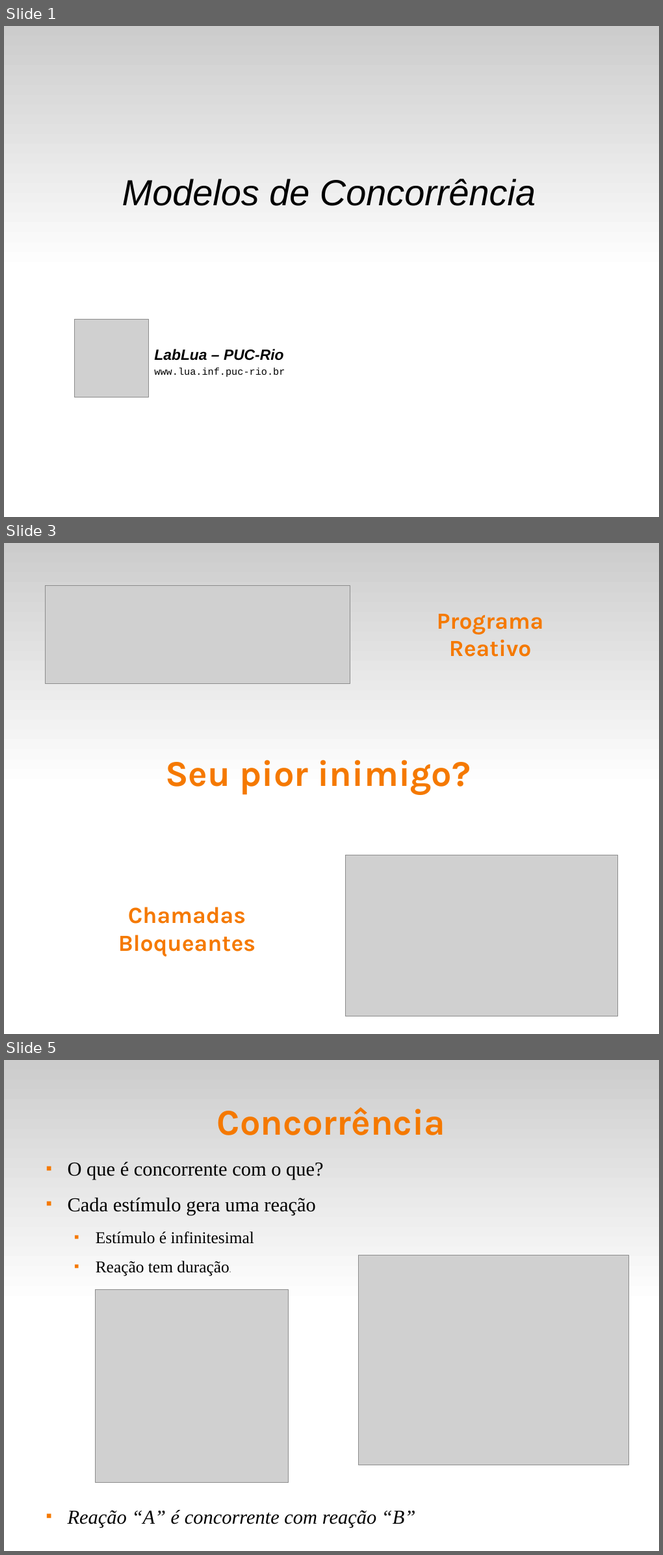
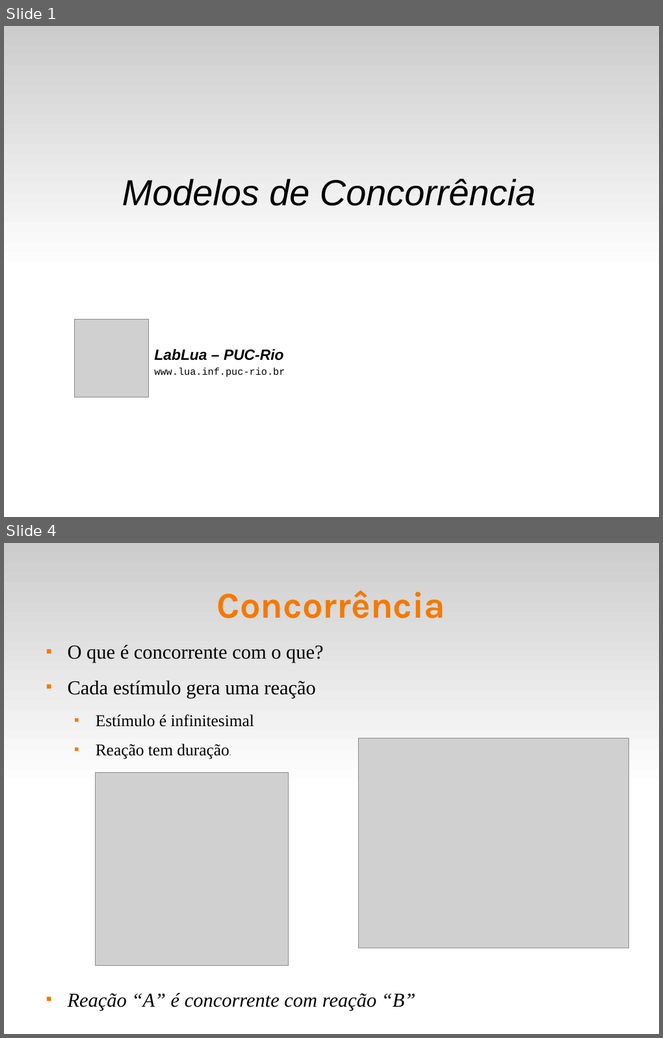
Before and after one commit to fsantanna-uerj/reativos, a slide deck: slides/03_modelos.odp. Shown one above the other, each under a label of ours: slides 1, 3 and 5 before the commit, slides 1 and 4 after it; the slides between them are not shown. The pictures are 663x1555 and 663x1038 pixels, drawn with LibreOffice and Linux fonts; fonts in the diff are those of the drawing; grey boxes stand for pictures. Boxes give left, top, right and bottom in pixels: in the first picture for what was removed or moved away, otherwise in the second. Text is boxed around its words. In the diff, an @@ line names an element or a change of style, - is before the commit and + after.

```diff
--- a/slides/03_modelos.odp
+++ b/slides/03_modelos.odp
@@ slide 3 removed at (4,543,659,1034), background #FFFFFF; not listed: 1 template element that a slide beside it also shows @@
@@ picture removed at (46,585,350,683) @@
@@ title removed at (437,614,544,657) @@
-Programa
-Reativo
@@ title removed at (165,760,471,795) @@
-Seu pior inimigo?
@@ picture removed at (346,855,618,1016) @@
@@ title removed at (118,907,256,957) @@
-Chamadas
-Bloqueantes
@@ what was slide 5 is now slide 4 @@
```
Also in this commit, not shown: 3 slides changed, 2 slides added, 1 other file.
